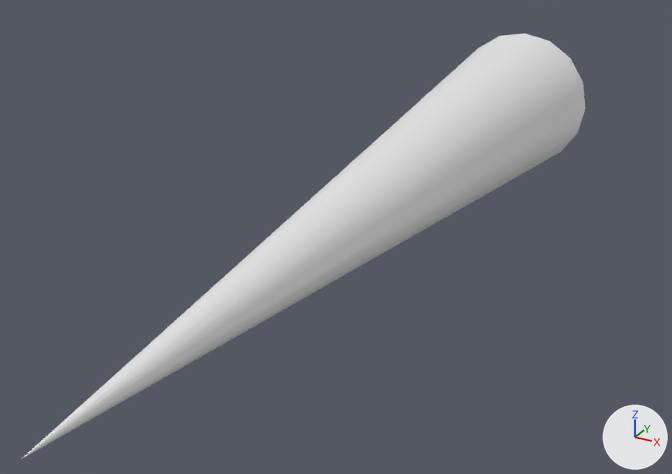
Two versions of the Blender file actors/ships/propulsion/thruster/rocket_engine/rocket_engine.blend, one commit apart.
One viewpoint serves both versions: a 50 mm lens placed at (1.68, -5.35, 1.5), pointed at (-0.1, -2.12, -0.11). Arrows for +X, +Y and +Z are at lower right; the lights stay in place.

Script lines for the objects in view, before the commit:
```python
me_cone = bpy.data.meshes.new('Cone')
me_cone.from_pydata(...)  # 113 vertices, 113 faces; spans x -0.4..0.4, y -4.0..0.0, z -0.4..0.4
ob_flame = bpy.data.objects.new('Flame', me_cone)
ob_flame.location = (0.0, 0.0, 0.0)
```
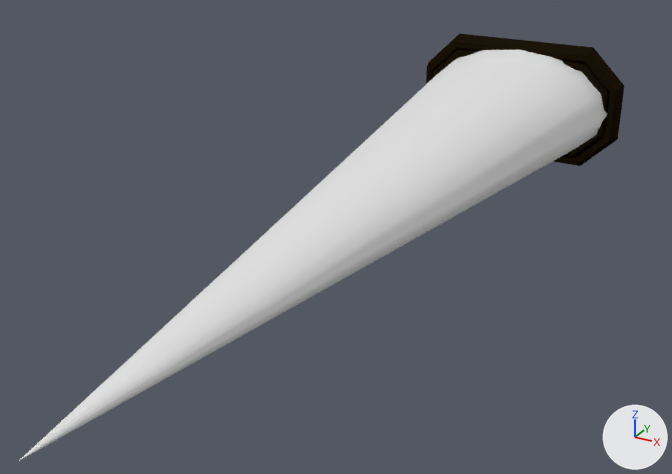
Where the newer file only moved an object's origin or applied its transform, the numbers keep the older frame.

Location of each change, (x1, y1, x2, y2) in pixels of the pictures (672 x 474 px):
'Flame', mesh rescaled
    before: (22, 33, 585, 459)
    after: (19, 50, 607, 461)
'Outlet', added (black)
    after: (426, 34, 624, 166)

The change, as a list of edits to the scene's bpy script:
```text
Add mat_black:
    mat_black = diffuse_material('Black')
    mat_black.base_color = (0.042, 0.042, 0.042)  # black #3a3a3a
Add mat_darkaccent:
    mat_darkaccent = diffuse_material('DarkAccent')
    mat_darkaccent.base_color = (0.0391, 0.023, 0.00712)  # brown #382a14
Add mat_accent:
    mat_accent = diffuse_material('Accent')
    mat_accent.base_color = (0.0115, 0.0074, 0.00304)  # black #1c150a
Change me_cone:
    where me_cone.from_pydata(...)  # 113 vertices, 113 faces; spans x -0.4..0.4, y -4.0..0.0, z -0.4..0.4
    used by ob_flame; location = (0.0, 0.0, 0.0)
    me_cone part 1: the whole mesh is scaled about the mesh origin by (1.38, 1, 0.819)
Add me_cube_053:
    me_cube_053.from_pydata(...)  # 114 vertices, 78 faces; spans x -0.605..0.605, y -0.354..0.359, z 0.0..0.095
    me_cube_053.polygons.foreach_set('use_smooth', [True] * 78)
    # faces by material slot: [1, 49, 28]
    me_cube_053.materials.append(mat_black)  # black #3a3a3a
    me_cube_053.materials.append(mat_accent)  # black #1c150a
    me_cube_053.materials.append(mat_darkaccent)  # brown #382a14
Add ob_outlet:
    ob_outlet = bpy.data.objects.new('Outlet', me_cube_053)
    ob_outlet.location = (0.0, 0.0, 0.0)
    ob_outlet.rotation_euler = (1.571, 0.0, 0.0)  # degrees (90, 0, 0)
```
